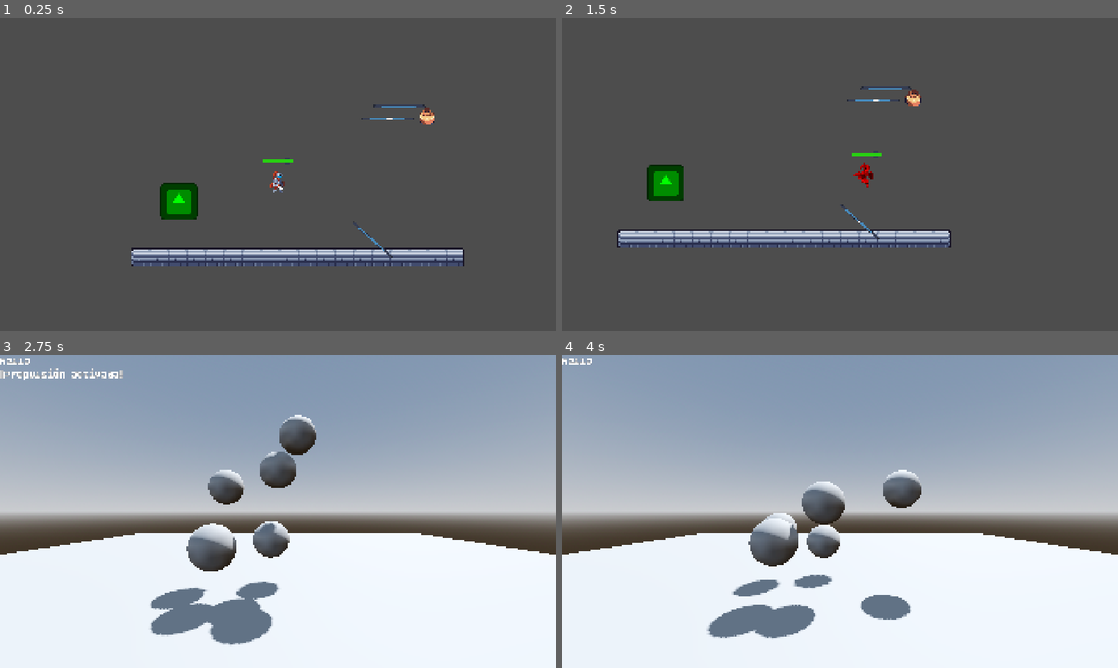
Above: before the commit, frames 1-4 (two rows, left to right).
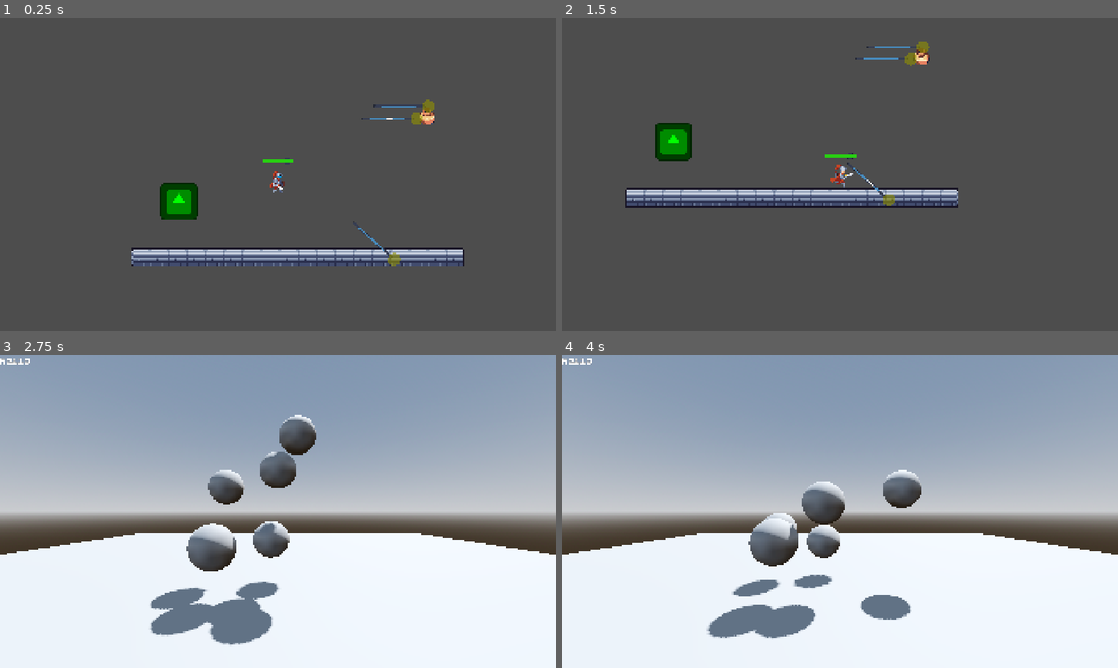
Above: after the commit, the same moments.

Repository: LastMarraketa/ChargerFeat
Game: Godot game, scene res://main.tscn
The game is run twice, just before and just after one commit, with the same random seed, the same clock (stepped at 60 frames per second) and the same inputs. This scene is started directly instead of the project's main scene. The engine's default icon, where the game draws it, is replaced by a stand-in: a white triangle on a blue panel in a dark square.
Inputs (mouse positions are in pixels of both pictures, inside the frame that each line leads up to):
- Up to frame 1 (0.25 s): no input
- Up to frame 2 (1.5 s): move the mouse to (962, 158) at 0.52 s; hold D (move_right) from 0.53 s (still down); tap T (move_toward, bound only after the commit) at 0.6 s; click (962, 158) at 0.67 s; tap Space (jump) at 0.77 s; move the mouse to (728, 190) at 1.27 s; click (728, 190) at 1.35 s
- Up to frame 3 (2.75 s): tap Space (jump) at 1.52 s; tap T (move_toward, bound only after the commit) at 1.55, 2.3 s; move the mouse to (333, 442) at 2.02 s; release D (move_right) at 2.03 s; hold A (move_left) from 2.03 s (still down); tap N (next_level) at 2.1 s
- Up to frame 4 (4 s): move the mouse to (812, 574) at 2.77 s; release A (move_left) at 2.78 s; hold D (move_right) from 2.78 s (still down); right-click (812, 574) at 2.85 s; click (812, 574) at 2.92 s; tap Space (jump) at 3.02, 3.77 s; tap T (move_toward, bound only after the commit) at 3.05, 3.8 s; move the mouse to (1006, 558) at 3.52 s; hold F (test) from 3.53 s (still down)

The runs differ from the first frame. In frame 1, 0.2% of the frame differs, in the area x 69-79%, y 26-80%; in frame 2, 9.5%, in the area x 9-72%, y 7-74%; in frame 3, 0.3%; in frame 4, nothing differs.

Commit message:
Acción de movida a lanza
-lanza no se vuelve terreno cuando choca con enemigo
-tecla T alterna entre dirigir al jugador hacia la punta de la lanza (mientras esté pegada a algo) o no

Diff:
--- a/enemies/shield_enemy.gd
+++ b/enemies/shield_enemy.gd
@@ -17,7 +17,6 @@
 		pivot.scale.x *= -1
 
 func _disable_shield():
-	if shield_hitbox.disabled == false:
-		shield_hitbox.set_deferred("disabled", true)
-		shield_sprite.set_deferred("modulate", Color(1.0, 1.0, 1.0, 0.0))
-		Debug.log("Escudo deshabilitado")
+	shield_hitbox.set_deferred("disabled", true)
+	shield_sprite.set_deferred("modulate", Color(1.0, 1.0, 1.0, 0.0))
+	Debug.log("Escudo deshabilitado")
--- a/levels/demo_level.tscn
+++ b/levels/demo_level.tscn
@@ -183,7 +183,7 @@
 position = Vector2(3843, 1704)
 
 [node name="Player" parent="." unique_id=111671453 instance=ExtResource("4_rahni")]
-position = Vector2(1661, 540)
+position = Vector2(1660, 540)
 
 [node name="CanvasLayer" type="CanvasLayer" parent="." unique_id=1061716762]
 
--- a/player/bullet.gd
+++ b/player/bullet.gd
@@ -8,6 +8,7 @@
 
 
 @onready var ray_cast_2d: RayCast2D = $RayCast2D
+@onready var mark: Marker2D = $Marker2D
 
 @export var speed: float = 2000.0 #velocidad de la bala
 var esta_pegado: bool = false  #variable de si esta pegado a algo, por defecto es falso
@@ -32,6 +33,7 @@
 	if ray_cast_2d.is_colliding():
 		var objeto = $RayCast2D.get_collider()
 		_pegarse(objeto)
+		ray_cast_2d.enabled = false
 
 func _on_body_entered(body:Node2D)->void:
 	if body is Player or esta_pegado:
@@ -46,6 +48,7 @@
 	#cambio el estado a True
 	esta_pegado = true
 
+
 	#guardo la info antes de pegarse para que no haga cosas raras al hacerse hijo de otros nodos
 	var escala_global_original = global_scale
 	var posicion_actual = global_position
@@ -58,6 +61,7 @@
 	# Cambiamos el nodo padre de la bala al objeto al que se pegó para que se mueva con él
 	get_parent().remove_child(self)
 	target.add_child(self)
+	target.get_parent().find_child("Player").target_marker = mark
 
 	# luego actualizo las variables de la bala, para que se mantenga donde quedó y sepa en todo momento
 	#si no actualizo la posicion, la bala muere al impactar
@@ -68,9 +72,12 @@
 	global_scale = escala_global_original
 
 	#activo el terreno para que el jugador camine
-	$StaticBody2D/CollisionShape2D.set_deferred("disabled", false)
+	#edit: movido abajo
+	#$StaticBody2D/CollisionShape2D.set_deferred("disabled", false)
 
-	#beta: desactivar Hurtbox de enemigo
+	#beta: desactivar Hurtbox de enemigo, no volverse terreno
 	if target is Enemy:
 		if target.has_method("_disable_shield"):
 			target._disable_shield()
+	else:
+		$StaticBody2D/CollisionShape2D.set_deferred("disabled", false)
--- a/player/bullet.tscn
+++ b/player/bullet.tscn
@@ -2,6 +2,7 @@
 
 [ext_resource type="Script" uid="uid://c014pw6ho0hxd" path="res://player/bullet.gd" id="1_j40gx"]
 [ext_resource type="Texture2D" uid="uid://dki0qrnh46vy0" path="res://icon.svg" id="2_boyjm"]
+[ext_resource type="Texture2D" uid="uid://cfvg242a3r0ik" path="res://assets/sprites/marker_zone.png" id="3_boyjm"]
 
 [sub_resource type="RectangleShape2D" id="RectangleShape2D_boyjm"]
 size = Vector2(46, 20)
@@ -44,3 +45,11 @@
 [node name="RayCast2D" type="RayCast2D" parent="." unique_id=1541695190]
 position = Vector2(22.786451, 3.8146973e-06)
 target_position = Vector2(20, 0)
+
+[node name="Marker2D" type="Marker2D" parent="." unique_id=365321791]
+position = Vector2(22.78645, 0)
+
+[node name="Sprite2D2" type="Sprite2D" parent="Marker2D" unique_id=788930504]
+self_modulate = Color(0.57254905, 0.57254905, 0, 0.5921569)
+scale = Vector2(-0.12, 1)
+texture = ExtResource("3_boyjm")
--- a/player/player.gd
+++ b/player/player.gd
@@ -29,6 +29,7 @@
 var ammo: bool = true
 var bala_viva = null
 var gas: bool = false #para impulsarse en el aire
+var moving = false
 
 
 @onready var animation_player: AnimationPlayer = $AnimationPlayer
@@ -41,7 +42,7 @@
 @onready var coyote_timer: Timer = $CoyoteTimer
 @onready var health_bar: ProgressBar = %HealthBar
 @onready var health_component: HealthComponent = $HealthComponent
-
+var target_marker: Marker2D = null
 
 
 func _ready() -> void:
@@ -54,7 +55,6 @@
 func _input(event: InputEvent) -> void:
 	if event.is_action_pressed("test"):
 		LevelManager.next_level()
-
 
 
 func _physics_process(delta: float) -> void:
@@ -116,6 +116,16 @@
 			#velocity = Vector2.ZERO
 			Debug.log("¡Teletransporte!")
 
+
+	if Input.is_action_just_pressed("move_toward"):
+		moving = not moving
+	#Proceso de movimiento hacia bala
+	if target_marker and moving:
+		var marker_direction = global_position.direction_to(target_marker.global_position)
+		velocity = marker_direction * 3 * speed
+		if global_position.distance_to(target_marker.global_position) < 70:
+			moving = false
+
 	var move_input = Input.get_axis("move_left", "move_right")
 	velocity.x = move_toward(velocity.x, move_input * speed, acceleration * delta)
 
@@ -144,6 +154,8 @@
 				bala_viva.queue_free()
 			Debug.log("acabo de recargar")
 			ammo=true
+			target_marker = null
+			moving = false
 
 #################################################################################
 #################################################################################
--- a/project.godot
+++ b/project.godot
@@ -102,6 +102,11 @@
 "events": [Object(InputEventMouseButton,"resource_local_to_scene":false,"resource_name":"","device":-1,"window_id":0,"a …(258 unchanged characters)…
 ]
 }
+move_toward={
+"deadzone": 0.2,
+"events": [Object(InputEventKey,"resource_local_to_scene":false,"resource_name":"","device":-1,"window_id":0,"alt_pressed":false,"shift_pressed":false,"ctrl_pressed":false,"meta_pressed":false,"pressed":false,"keycode":0,"physical_keycode":84,"key_label":0,"unicode":116,"location":0,"echo":false,"script":null)
+]
+}
 
 [layer_names]
 
Binary file added: assets/sprites/marker_zone.png
Not shown, added: assets/sprites/marker_zone.png.import
